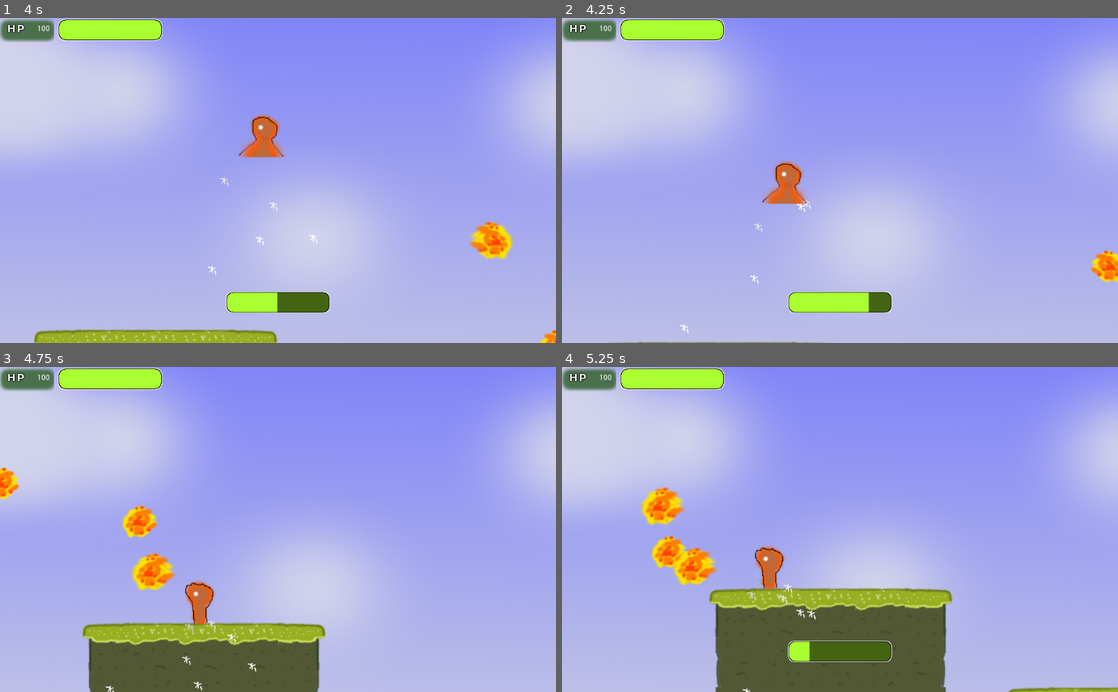
Above: before the commit, frames 1-4 (two rows, left to right).
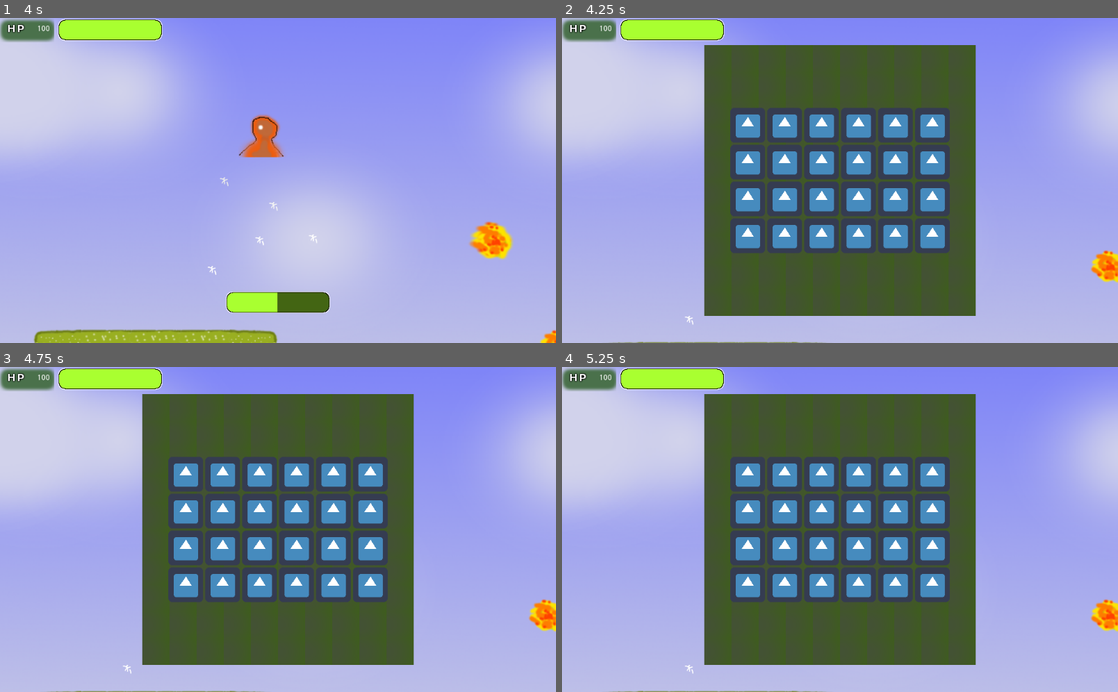
Above: after the commit, the same moments.

Repository: theatischbein/Pow
Game: Godot game, scene res://scene/MainMenu.tscn
Two runs of this game, one before a commit and one after it. Both use one fixed random seed, a clock stepped at 60 frames per second and the inputs below. The engine's default icon, where the game draws it, is replaced by a stand-in: a white triangle on a blue panel in a dark square.
Inputs:
- Up to frame 1 (4 s): tap Enter (ui_accept) at 0.5, 1.35, 1.52, 1.82, 2.85, 3.02, 3.32 s; hold Right (ui_right) 0.53-1.28 s; hold Enter (ui_accept) 0.53-1.28 s; hold Down (ui_down) 1.28-2.03 s; hold Right (ui_right) 2.03-2.78 s; hold Enter (ui_accept) 2.03-2.78 s; hold Up (ui_up) 2.78-3.53 s; hold Left (ui_left) from 3.53 s (still down); hold Enter (ui_accept) from 3.53 s (still down)
- Up to frame 2 (4.25 s): keep holding Left (ui_left); keep holding Enter (ui_accept); tap I (toogle_inventory, bound only after the commit) at 4.15 s
- Up to frame 3 (4.75 s): keep holding Left (ui_left); release Enter (ui_accept) at 4.28 s; tap Enter (ui_accept) at 4.35, 4.52 s
- Up to frame 4 (5.25 s): tap Enter (ui_accept) at 4.82 s; release Left (ui_left) at 5.03 s; hold Down (ui_down) from 5.03 s (still down); hold Enter (ui_accept) from 5.03 s (still down)

Frame 1 is identical in both runs. In frame 2, 41% of the frame differs, in the area x 21-75%, y 8-98%; in frame 3, 44%, in the area x 0-100%, y 8-100%; in frame 4, 40%.

Commit message:
adding Inventory template + toggling and pausing game

Diff:
--- a/project.godot
+++ b/project.godot
@@ -14,6 +14,11 @@
 run/main_scene="res://scene/MainMenu.tscn"
 config/icon="res://icon.png"
 
+[input]
+
+toogle_inventory=[ Object(InputEventKey,"resource_local_to_scene":false,"resource_name":"","device":0,"alt":false,"shift":false,"control":false,"meta":false,"command":false,"pressed":false,"scancode":73,"unicode":0,"echo":false,"script":null)
+ ]
+
 [rendering]
 
 environment/default_environment="res://default_env.tres"
--- /dev/null
+++ b/scene/Inventory.tscn
@@ -0,0 +1,540 @@
+[gd_scene load_steps=3 format=2]
+
+[ext_resource path="res://asset/middle.png" type="Texture" id=1]
+[ext_resource path="res://icon.png" type="Texture" id=2]
+
+[node name="Inventory" type="MarginContainer"]
+
+anchor_left = 0.0
+anchor_top = 0.0
+anchor_right = 1.0
+anchor_bottom = 1.0
+rect_pivot_offset = Vector2( 0, 0 )
+rect_clip_content = false
+mouse_filter = 0
+mouse_default_cursor_shape = 0
+size_flags_horizontal = 1
+size_flags_vertical = 1
+_sections_unfolded = [ "Margin" ]
+
+[node name="CenterContainer" type="CenterContainer" parent="." index="0"]
+
+anchor_left = 0.0
+anchor_top = 0.0
+anchor_right = 0.0
+anchor_bottom = 0.0
+margin_left = 8.0
+margin_right = 1024.0
+margin_bottom = 600.0
+rect_pivot_offset = Vector2( 0, 0 )
+rect_clip_content = false
+mouse_filter = 0
+mouse_default_cursor_shape = 0
+size_flags_horizontal = 1
+size_flags_vertical = 1
+use_top_left = false
+_sections_unfolded = [ "Margin", "Rect" ]
+
+[node name="MarginContainer2" type="MarginContainer" parent="CenterContainer" index="0"]
+
+anchor_left = 0.0
+anchor_top = 0.0
+anchor_right = 0.0
+anchor_bottom = 0.0
+margin_left = 258.0
+margin_top = 50.0
+margin_right = 758.0
+margin_bottom = 550.0
+rect_min_size = Vector2( 500, 500 )
+rect_pivot_offset = Vector2( 0, 0 )
+rect_clip_content = false
+mouse_filter = 0
+mouse_default_cursor_shape = 0
+size_flags_horizontal = 1
+size_flags_vertical = 1
+_sections_unfolded = [ "Rect" ]
+
+[node name="TextureRect" type="TextureRect" parent="CenterContainer/MarginContainer2" index="0"]
+
+anchor_left = 0.0
+anchor_top = 0.0
+anchor_right = 0.0
+anchor_bottom = 0.0
+margin_left = 8.0
+margin_right = 500.0
+margin_bottom = 500.0
+rect_pivot_offset = Vector2( 0, 0 )
+rect_clip_content = false
+mouse_filter = 1
+mouse_default_cursor_shape = 0
+size_flags_horizontal = 1
+size_flags_vertical = 1
+texture = ExtResource( 1 )
+stretch_mode = 2
+_sections_unfolded = [ "Grow Direction", "Margin" ]
+
+[node name="GridContainer" type="GridContainer" parent="CenterContainer" index="1"]
+
+editor/display_folded = true
+anchor_left = 0.0
+anchor_top = 0.0
+anchor_right = 0.0
+anchor_bottom = 0.0
+margin_left = 306.0
+margin_top = 166.0
+margin_right = 710.0
+margin_bottom = 434.0
+rect_pivot_offset = Vector2( 0, 0 )
+rect_clip_content = false
+mouse_filter = 1
+mouse_default_cursor_shape = 0
+size_flags_horizontal = 1
+size_flags_vertical = 1
+columns = 6
+_sections_unfolded = [ "Size Flags" ]
+
+[node name="TextureRect" type="TextureRect" parent="CenterContainer/GridContainer" index="0"]
+
+anchor_left = 0.0
+anchor_top = 0.0
+anchor_right = 0.0
+anchor_bottom = 0.0
+margin_right = 64.0
+margin_bottom = 64.0
+rect_pivot_offset = Vector2( 0, 0 )
+rect_clip_content = false
+mouse_filter = 1
+mouse_default_cursor_shape = 0
+size_flags_horizontal = 1
+size_flags_vertical = 1
+texture = ExtResource( 2 )
+stretch_mode = 0
+
+[node name="TextureRect2" type="TextureRect" parent="CenterContainer/GridContainer" index="1"]
+
+anchor_left = 0.0
+anchor_top = 0.0
+anchor_right = 0.0
+anchor_bottom = 0.0
+margin_left = 68.0
+margin_right = 132.0
+margin_bottom = 64.0
+rect_pivot_offset = Vector2( 0, 0 )
+rect_clip_content = false
+mouse_filter = 1
+mouse_default_cursor_shape = 0
+size_flags_horizontal = 1
+size_flags_vertical = 1
+texture = ExtResource( 2 )
+stretch_mode = 0
+
+[node name="TextureRect3" type="TextureRect" parent="CenterContainer/GridContainer" index="2"]
+
+anchor_left = 0.0
+anchor_top = 0.0
+anchor_right = 0.0
+anchor_bottom = 0.0
+margin_left = 136.0
+margin_right = 200.0
+margin_bottom = 64.0
+rect_pivot_offset = Vector2( 0, 0 )
+rect_clip_content = false
+mouse_filter = 1
+mouse_default_cursor_shape = 0
+size_flags_horizontal = 1
+size_flags_vertical = 1
+texture = ExtResource( 2 )
+stretch_mode = 0
+
+[node name="TextureRect4" type="TextureRect" parent="CenterContainer/GridContainer" index="3"]
+
+anchor_left = 0.0
+anchor_top = 0.0
+anchor_right = 0.0
+anchor_bottom = 0.0
+margin_left = 204.0
+margin_right = 268.0
+margin_bottom = 64.0
+rect_pivot_offset = Vector2( 0, 0 )
+rect_clip_content = false
+mouse_filter = 1
+mouse_default_cursor_shape = 0
+size_flags_horizontal = 1
+size_flags_vertical = 1
+texture = ExtResource( 2 )
+stretch_mode = 0
+
+[node name="TextureRect5" type="TextureRect" parent="CenterContainer/GridContainer" index="4"]
+
+anchor_left = 0.0
+anchor_top = 0.0
+anchor_right = 0.0
+anchor_bottom = 0.0
+margin_left = 272.0
+margin_right = 336.0
+margin_bottom = 64.0
+rect_pivot_offset = Vector2( 0, 0 )
+rect_clip_content = false
+mouse_filter = 1
+mouse_default_cursor_shape = 0
+size_flags_horizontal = 1
+size_flags_vertical = 1
+texture = ExtResource( 2 )
+stretch_mode = 0
+
+[node name="TextureRect6" type="TextureRect" parent="CenterContainer/GridContainer" index="5"]
+
+anchor_left = 0.0
+anchor_top = 0.0
+anchor_right = 0.0
+anchor_bottom = 0.0
+margin_left = 340.0
+margin_right = 404.0
+margin_bottom = 64.0
+rect_pivot_offset = Vector2( 0, 0 )
+rect_clip_content = false
+mouse_filter = 1
+mouse_default_cursor_shape = 0
+size_flags_horizontal = 1
+size_flags_vertical = 1
+texture = ExtResource( 2 )
+stretch_mode = 0
+
+[node name="TextureRect7" type="TextureRect" parent="CenterContainer/GridContainer" index="6"]
+
+anchor_left = 0.0
+anchor_top = 0.0
+anchor_right = 0.0
+anchor_bottom = 0.0
+margin_top = 68.0
+margin_right = 64.0
+margin_bottom = 132.0
+rect_pivot_offset = Vector2( 0, 0 )
+rect_clip_content = false
+mouse_filter = 1
+mouse_default_cursor_shape = 0
+size_flags_horizontal = 1
+size_flags_vertical = 1
+texture = ExtResource( 2 )
+stretch_mode = 0
+
+[node name="TextureRect8" type="TextureRect" parent="CenterContainer/GridContainer" index="7"]
+
+anchor_left = 0.0
+anchor_top = 0.0
+anchor_right = 0.0
+anchor_bottom = 0.0
+margin_left = 68.0
+margin_top = 68.0
+margin_right = 132.0
+margin_bottom = 132.0
+rect_pivot_offset = Vector2( 0, 0 )
+rect_clip_content = false
+mouse_filter = 1
+mouse_default_cursor_shape = 0
+size_flags_horizontal = 1
+size_flags_vertical = 1
+texture = ExtResource( 2 )
+stretch_mode = 0
+
+[node name="TextureRect9" type="TextureRect" parent="CenterContainer/GridContainer" index="8"]
+
+anchor_left = 0.0
+anchor_top = 0.0
+anchor_right = 0.0
+anchor_bottom = 0.0
+margin_left = 136.0
+margin_top = 68.0
+margin_right = 200.0
+margin_bottom = 132.0
+rect_pivot_offset = Vector2( 0, 0 )
+rect_clip_content = false
+mouse_filter = 1
+mouse_default_cursor_shape = 0
+size_flags_horizontal = 1
+size_flags_vertical = 1
+texture = ExtResource( 2 )
+stretch_mode = 0
+
+[node name="TextureRect10" type="TextureRect" parent="CenterContainer/GridContainer" index="9"]
+
+anchor_left = 0.0
+anchor_top = 0.0
+anchor_right = 0.0
+anchor_bottom = 0.0
+margin_left = 204.0
+margin_top = 68.0
+margin_right = 268.0
+margin_bottom = 132.0
+rect_pivot_offset = Vector2( 0, 0 )
+rect_clip_content = false
+mouse_filter = 1
+mouse_default_cursor_shape = 0
+size_flags_horizontal = 1
+size_flags_vertical = 1
+texture = ExtResource( 2 )
+stretch_mode = 0
+
+[node name="TextureRect11" type="TextureRect" parent="CenterContainer/GridContainer" index="10"]
+
+anchor_left = 0.0
+anchor_top = 0.0
+anchor_right = 0.0
+anchor_bottom = 0.0
+margin_left = 272.0
+margin_top = 68.0
+margin_right = 336.0
+margin_bottom = 132.0
+rect_pivot_offset = Vector2( 0, 0 )
+rect_clip_content = false
+mouse_filter = 1
+mouse_default_cursor_shape = 0
+size_flags_horizontal = 1
+size_flags_vertical = 1
+texture = ExtResource( 2 )
+stretch_mode = 0
+
+[node name="TextureRect12" type="TextureRect" parent="CenterContainer/GridContainer" index="11"]
+
+anchor_left = 0.0
+anchor_top = 0.0
+anchor_right = 0.0
+anchor_bottom = 0.0
+margin_left = 340.0
+margin_top = 68.0
+margin_right = 404.0
+margin_bottom = 132.0
+rect_pivot_offset = Vector2( 0, 0 )
+rect_clip_content = false
+mouse_filter = 1
+mouse_default_cursor_shape = 0
+size_flags_horizontal = 1
+size_flags_vertical = 1
+texture = ExtResource( 2 )
+stretch_mode = 0
+
+[node name="TextureRect13" type="TextureRect" parent="CenterContainer/GridContainer" index="12"]
+
+anchor_left = 0.0
+anchor_top = 0.0
+anchor_right = 0.0
+anchor_bottom = 0.0
+margin_top = 136.0
+margin_right = 64.0
+margin_bottom = 200.0
+rect_pivot_offset = Vector2( 0, 0 )
+rect_clip_content = false
+mouse_filter = 1
+mouse_default_cursor_shape = 0
+size_flags_horizontal = 1
+size_flags_vertical = 1
+texture = ExtResource( 2 )
+stretch_mode = 0
+
+[node name="TextureRect14" type="TextureRect" parent="CenterContainer/GridContainer" index="13"]
+
+anchor_left = 0.0
+anchor_top = 0.0
+anchor_right = 0.0
+anchor_bottom = 0.0
+margin_left = 68.0
+margin_top = 136.0
+margin_right = 132.0
+margin_bottom = 200.0
+rect_pivot_offset = Vector2( 0, 0 )
+rect_clip_content = false
+mouse_filter = 1
+mouse_default_cursor_shape = 0
+size_flags_horizontal = 1
+size_flags_vertical = 1
+texture = ExtResource( 2 )
+stretch_mode = 0
+
+[node name="TextureRect15" type="TextureRect" parent="CenterContainer/GridContainer" index="14"]
+
+anchor_left = 0.0
+anchor_top = 0.0
+anchor_right = 0.0
+anchor_bottom = 0.0
+margin_left = 136.0
+margin_top = 136.0
+margin_right = 200.0
+margin_bottom = 200.0
+rect_pivot_offset = Vector2( 0, 0 )
+rect_clip_content = false
+mouse_filter = 1
+mouse_default_cursor_shape = 0
+size_flags_horizontal = 1
+size_flags_vertical = 1
+texture = ExtResource( 2 )
+stretch_mode = 0
+
+[node name="TextureRect16" type="TextureRect" parent="CenterContainer/GridContainer" index="15"]
+
+anchor_left = 0.0
+anchor_top = 0.0
+anchor_right = 0.0
+anchor_bottom = 0.0
+margin_left = 204.0
+margin_top = 136.0
+margin_right = 268.0
+margin_bottom = 200.0
+rect_pivot_offset = Vector2( 0, 0 )
+rect_clip_content = false
+mouse_filter = 1
+mouse_default_cursor_shape = 0
+size_flags_horizontal = 1
+size_flags_vertical = 1
+texture = ExtResource( 2 )
+stretch_mode = 0
+
+[node name="TextureRect17" type="TextureRect" parent="CenterContainer/GridContainer" index="16"]
+
+anchor_left = 0.0
+anchor_top = 0.0
+anchor_right = 0.0
+anchor_bottom = 0.0
+margin_left = 272.0
+margin_top = 136.0
+margin_right = 336.0
+margin_bottom = 200.0
+rect_pivot_offset = Vector2( 0, 0 )
+rect_clip_content = false
+mouse_filter = 1
+mouse_default_cursor_shape = 0
+size_flags_horizontal = 1
+size_flags_vertical = 1
+texture = ExtResource( 2 )
+stretch_mode = 0
+
+[node name="TextureRect18" type="TextureRect" parent="CenterContainer/GridContainer" index="17"]
+
+anchor_left = 0.0
+anchor_top = 0.0
+anchor_right = 0.0
+anchor_bottom = 0.0
+margin_left = 340.0
+margin_top = 136.0
+margin_right = 404.0
+margin_bottom = 200.0
+rect_pivot_offset = Vector2( 0, 0 )
+rect_clip_content = false
+mouse_filter = 1
+mouse_default_cursor_shape = 0
+size_flags_horizontal = 1
+size_flags_vertical = 1
+texture = ExtResource( 2 )
+stretch_mode = 0
+
+[node name="TextureRect19" type="TextureRect" parent="CenterContainer/GridContainer" index="18"]
+
+anchor_left = 0.0
+anchor_top = 0.0
+anchor_right = 0.0
+anchor_bottom = 0.0
+margin_top = 204.0
+margin_right = 64.0
+margin_bottom = 268.0
+rect_pivot_offset = Vector2( 0, 0 )
+rect_clip_content = false
+mouse_filter = 1
+mouse_default_cursor_shape = 0
+size_flags_horizontal = 1
+size_flags_vertical = 1
+texture = ExtResource( 2 )
+stretch_mode = 0
+
+[node name="TextureRect20" type="TextureRect" parent="CenterContainer/GridContainer" index="19"]
+
+anchor_left = 0.0
+anchor_top = 0.0
+anchor_right = 0.0
+anchor_bottom = 0.0
+margin_left = 68.0
+margin_top = 204.0
+margin_right = 132.0
+margin_bottom = 268.0
+rect_pivot_offset = Vector2( 0, 0 )
+rect_clip_content = false
+mouse_filter = 1
+mouse_default_cursor_shape = 0
+size_flags_horizontal = 1
+size_flags_vertical = 1
+texture = ExtResource( 2 )
+stretch_mode = 0
+
+[node name="TextureRect21" type="TextureRect" parent="CenterContainer/GridContainer" index="20"]
+
+anchor_left = 0.0
+anchor_top = 0.0
+anchor_right = 0.0
+anchor_bottom = 0.0
+margin_left = 136.0
+margin_top = 204.0
+margin_right = 200.0
+margin_bottom = 268.0
+rect_pivot_offset = Vector2( 0, 0 )
+rect_clip_content = false
+mouse_filter = 1
+mouse_default_cursor_shape = 0
+size_flags_horizontal = 1
+size_flags_vertical = 1
+texture = ExtResource( 2 )
+stretch_mode = 0
+
+[node name="TextureRect22" type="TextureRect" parent="CenterContainer/GridContainer" index="21"]
+
+anchor_left = 0.0
+anchor_top = 0.0
+anchor_right = 0.0
+anchor_bottom = 0.0
+margin_left = 204.0
+margin_top = 204.0
+margin_right = 268.0
+margin_bottom = 268.0
+rect_pivot_offset = Vector2( 0, 0 )
+rect_clip_content = false
+mouse_filter = 1
+mouse_default_cursor_shape = 0
+size_flags_horizontal = 1
+size_flags_vertical = 1
+texture = ExtResource( 2 )
+stretch_mode = 0
+
+[node name="TextureRect23" type="TextureRect" parent="CenterContainer/GridContainer" index="22"]
+
+anchor_left = 0.0
+anchor_top = 0.0
+anchor_right = 0.0
+anchor_bottom = 0.0
+margin_left = 272.0
+margin_top = 204.0
+margin_right = 336.0
+margin_bottom = 268.0
+rect_pivot_offset = Vector2( 0, 0 )
+rect_clip_content = false
+mouse_filter = 1
+mouse_default_cursor_shape = 0
+size_flags_horizontal = 1
+size_flags_vertical = 1
+texture = ExtResource( 2 )
+stretch_mode = 0
+
+[node name="TextureRect24" type="TextureRect" parent="CenterContainer/GridContainer" index="23"]
+
+anchor_left = 0.0
+anchor_top = 0.0
+anchor_right = 0.0
+anchor_bottom = 0.0
+margin_left = 340.0
+margin_top = 204.0
+margin_right = 404.0
+margin_bottom = 268.0
+rect_pivot_offset = Vector2( 0, 0 )
+rect_clip_content = false
+mouse_filter = 1
+mouse_default_cursor_shape = 0
+size_flags_horizontal = 1
+size_flags_vertical = 1
+texture = ExtResource( 2 )
+stretch_mode = 0
--- a/scene/Level.tscn
+++ b/scene/Level.tscn
@@ -8,6 +8,8 @@
 [ext_resource path="res://asset/bg.png" type="Texture" id=6]
 [ext_resource path="res://scene/HUD.tscn" type="PackedScene" id=7]
 [ext_resource path="res://scripts/HUD.gd" type="Script" id=8]
+[ext_resource path="res://scene/Inventory.tscn" type="PackedScene" id=9]
+[ext_resource path="res://scripts/Inventory.gd" type="Script" id=10]
 
 [node name="Node2D" type="Node2D" index="0"]
 
@@ -40,6 +42,7 @@
 [node name="Player" parent="." index="1" instance=ExtResource( 3 )]
 
 position = Vector2( 79.0468, 186.555 )
+_sections_unfolded = [ "Pause" ]
 max_power = 800
 min_power = 250
 last_dir = 1
@@ -83,6 +86,13 @@
 script = ExtResource( 8 )
 _sections_unfolded = [ "Anchor", "Grow Direction", "Margin", "Rect", "Size Flags", "Theme", "Visibility", "custom_constants" ]
 
+[node name="Inventory" parent="HUD-Layer" index="1" instance=ExtResource( 9 )]
+
+pause_mode = 2
+visible = false
+script = ExtResource( 10 )
+_sections_unfolded = [ "Margin", "Pause" ]
+
 [connection signal="die" from="Player" to="HUD-Layer/HUD" method="_on_Player_die"]
 
 [connection signal="load_power" from="Player" to="HUD-Layer/HUD" method="_on_Player_load_power"]
--- a/scripts/HUD.gd
+++ b/scripts/HUD.gd
@@ -39,8 +39,8 @@
 func _on_Player_load_power(power):
 	if ($VBoxContainer/Power.visible != true):
 		$VBoxContainer/Power.show()
-	else:
-		print($VBoxContainer/Power.visible)
+#	else:
+#		print($VBoxContainer/Power.visible)
 	update_power(power)
 
 
--- /dev/null
+++ b/scripts/Inventory.gd
@@ -0,0 +1,17 @@
+extends MarginContainer
+
+# class member variables go here, for example:
+# var a = 2
+# var b = "textvar"
+
+func _ready():
+	pass
+
+func _process(delta):
+	if (Input.is_action_just_released("toogle_inventory")):
+		if (visible):
+			hide()
+			get_tree().paused = false
+		else:
+			show()
+			get_tree().paused = true
--- a/scripts/player.gd
+++ b/scripts/player.gd
@@ -55,6 +55,7 @@
 		emit_signal("load_power", power)
 		emit_signal("shoot")
 
+
 func update_health(new_health):
 	health = new_health
 
Not shown: 1 places in scene/Level.tscn that only renumber resources
